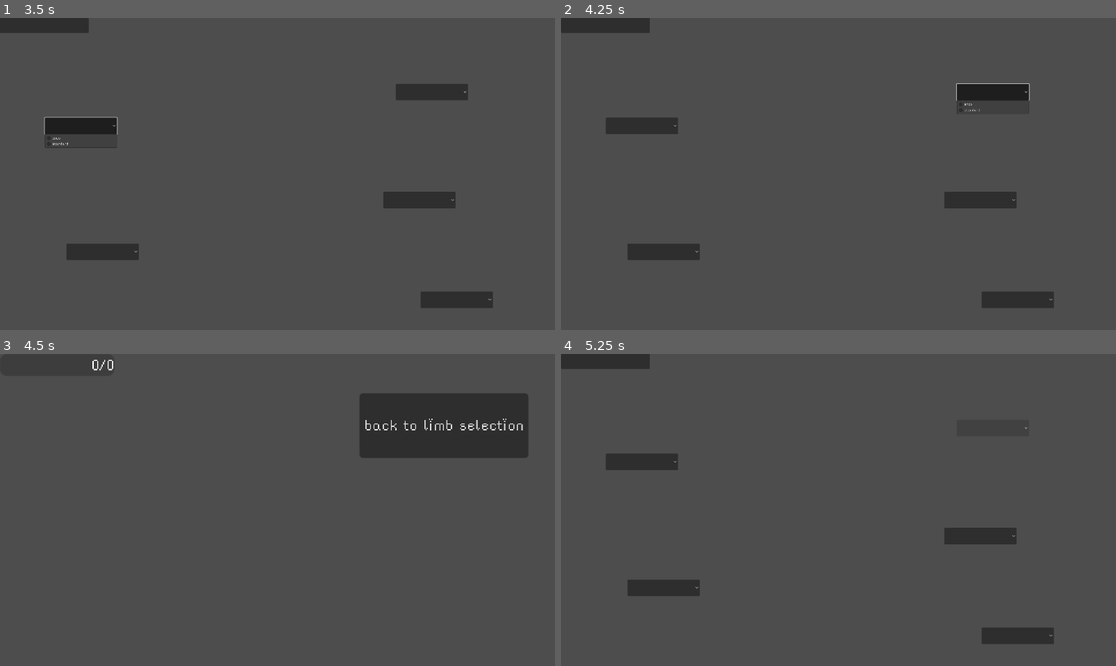
Above: before the commit, frames 1-4 (two rows, left to right).
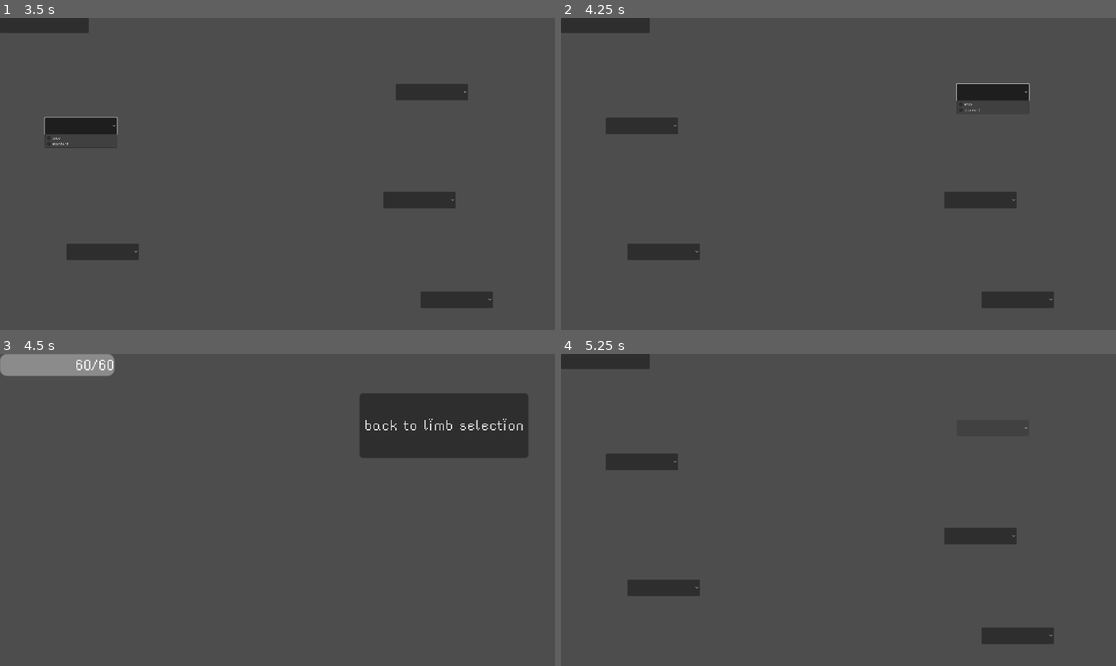
Above: after the commit, the same moments.

Repository: flowerFawn/Robot_game
Game: Godot game, scene res://limb_menu.tscn
Same seed, same stepped clock (60 frames per second), same inputs: the game is played once before the commit and once after it.
Inputs (mouse positions are in pixels of both pictures, inside the frame that each line leads up to):
- Up to frame 1 (3.5 s): click (99, 252) at 0.5 s; click (455, 298) at 1.25 s; click (421, 198) at 2 s; click (83, 127) at 2.75 s
- Up to frame 2 (4.25 s): click (993, 92) at 3.5 s
- Up to frame 3 (4.5 s): click (44, 360) at 4.25 s
- Up to frame 4 (5.25 s): click "back to limb selection" at 5 s

Frames 1-2 are identical in both runs. In frame 3, 1.4% of the frame differs, in the area x 0-21%, y 0-8%; in frame 4, nothing differs.
Error before the commit: Parse Error: Identifier "delta" not declared in the current scope. (res://player_scripts/player_main.gd:83)

Commit message:
delta added

Diff:
--- a/player_scripts/player_main.gd
+++ b/player_scripts/player_main.gd
@@ -19,7 +19,7 @@
 func _physics_process(delta):
 	#adds y speed if in the air
 	if player_state not in UNMOVABLE_STATES and is_climbing:
-		current_forces.y = take_climbing_input()
+		current_forces.y = take_climbing_input(delta)
 	else:
 		add_gravity(delta)
 	#checks if the player is inputting slide, and returns an array with 0 as a bool, and 1 as the multiplier (-1 or 1, passed to change the direction of slide effects)
@@ -40,7 +40,7 @@
 				limb.start_slide(stored_slide)
 	#does all the check movement checks
 	elif player_state not in UNMOVABLE_STATES and not (not are_legs_on_floor() and is_climbing):
-		current_forces.x = take_movement_inputs()
+		current_forces.x = take_movement_inputs(delta)
 		current_forces.y -= take_jump_input()
 	if not are_legs_on_floor() and is_climbing and abs(current_forces.x) > 1:
 		current_forces.x -= 100 * delta
@@ -76,7 +76,7 @@
 	else:
 		current_forces.y = 0
 
-func take_movement_inputs():
+func take_movement_inputs(delta):
 	#returns a total  to set the speed to (only will be called when walking)
 	var movement_total:float = 0
 	if Input.is_action_pressed("left"):
@@ -105,7 +105,7 @@
 	else:
 		return [false]
 
-func take_climbing_input():
+func take_climbing_input(delta):
 	var movement_total:float = 0
 	if Input.is_action_pressed("up"):
 		movement_total -= total_speed * delta
